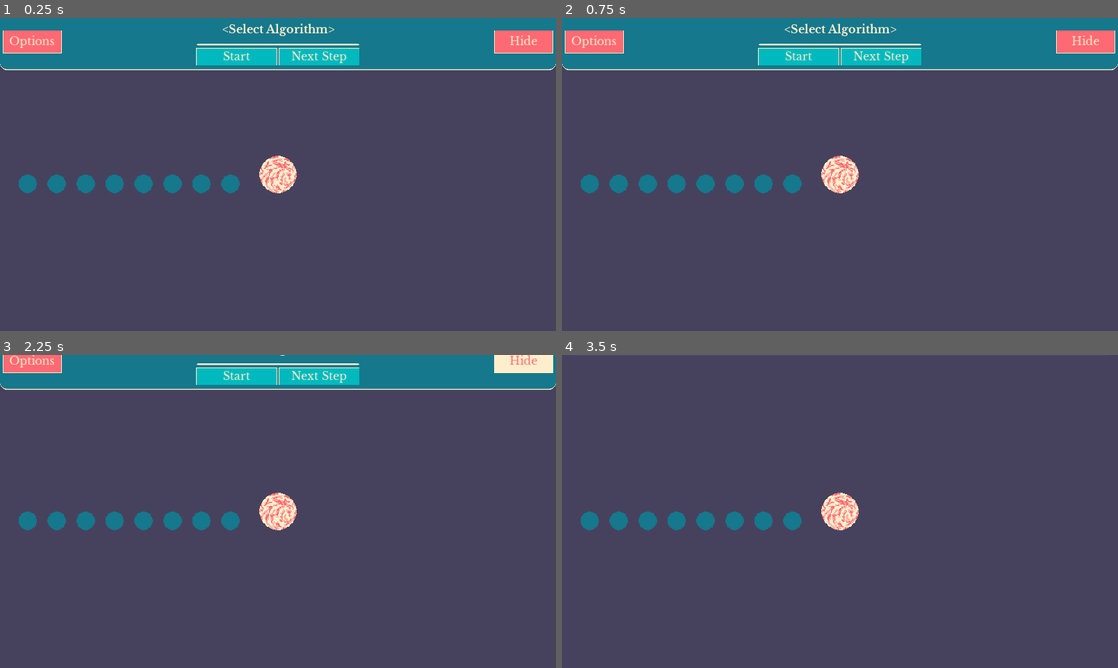
Above: before the commit, frames 1-4 (two rows, left to right).
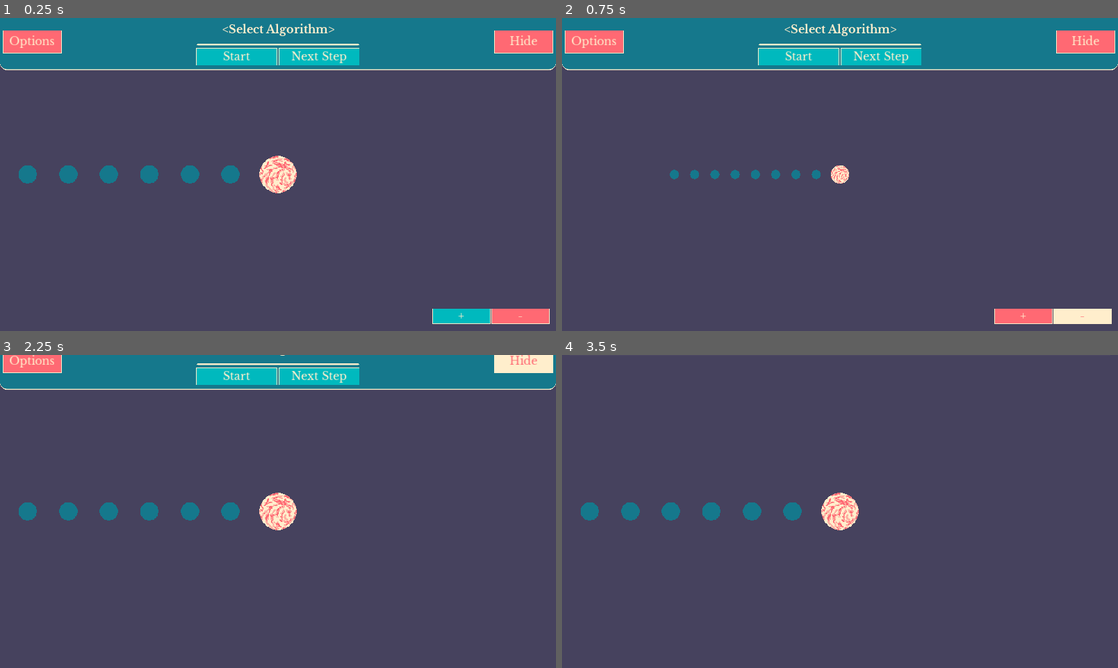
Above: after the commit, the same moments.

Repository: DissonantVoid/Godot-Sort-Visualizer
Game: Godot game, scene res://scenes/game/main.tscn
Two runs of this game, one before a commit and one after it. Both use one fixed random seed, a clock stepped at 60 frames per second and the inputs below.
Inputs (mouse positions are in pixels of both pictures, inside the frame that each line leads up to):
- Up to frame 1 (0.25 s): no input
- Up to frame 2 (0.75 s): click (1084, 315) at 0.5 s, where only the run after the commit has a clickable "-"
- Up to frame 3 (2.25 s): click (461, 652) at 1.25 s, where only the run after the commit has a clickable "+"; click "Hide" at 2 s
- Up to frame 4 (3.5 s): move the mouse to (962, 495) at 2.77 s; click (962, 495) at 2.92 s

The runs differ from the first frame. In frame 1, 2.7% of the frame differs, in the area x 3-99%, y 47-98%; in frame 2, 3.0%, in the area x 3-99%, y 44-98%; in frame 3, 1.7%; in frame 4, 1.7%.

Commit message:
added zoom to planets visualizer, and a new signal for visualizer updating all indexes
minor bug fixes as well

Diff:
--- a/scenes/game/main.gd
+++ b/scenes/game/main.gd
@@ -7,7 +7,7 @@
 
 onready var _algo_picker : MarginContainer = $AlgorithmPicker
 onready var _continous_timer : Timer = $ContinuousTimer
-var _visualizer : Control
+onready var _visualizer : Control = get_node(_visualizer_path)
 
 var _time_per_step_ms : float = 40 # when continuesly sorting
 var _current_sorter = null
@@ -23,7 +23,6 @@
 	# setup
 	_continous_timer.wait_time = _time_per_step_ms / 1000
 
-	_visualizer = get_node(_visualizer_path)
 	_visualizer.connect("updated_indexes", self, "_on_visualizer_updated_indexes")
 	_visualizer.connect("updated_all", self, "_on_visualizer_updated_all")
 
--- a/scenes/game/main.tscn
+++ b/scenes/game/main.tscn
@@ -28,12 +28,14 @@
 [node name="AlgorithmPicker" type="MarginContainer" parent="."]
 anchor_right = 1.0
 anchor_bottom = 1.0
+mouse_filter = 2
 theme = ExtResource( 1 )
 script = ExtResource( 3 )
 
 [node name="VBoxContainer" type="VBoxContainer" parent="AlgorithmPicker"]
 margin_right = 960.0
 margin_bottom = 540.0
+mouse_filter = 2
 custom_constants/separation = 0
 
 [node name="Content" type="PanelContainer" parent="AlgorithmPicker/VBoxContainer"]
--- a/scenes/objects/ui_components/orbiting_planet.gd
+++ b/scenes/objects/ui_components/orbiting_planet.gd
@@ -4,9 +4,9 @@
 
 onready var _particles : CPUParticles2D = $CPUParticles2D
 
+var _initial_size : Vector2
 var _pivot : Vector2
-var _initial_size : Vector2
-var _size_scale : float
+var _center : Vector2
 var _rot_speed : float
 
 const _move_to_speed : float = 92.0
@@ -18,11 +18,12 @@
 
 func _ready():
 	set_process(false)
-	_initial_size = rect_min_size
+	_initial_size = rect_size
+	_center = rect_size/2
 
 func _process(delta):
 	if _curr_state == State.rotating:
-		_rotate(fmod(_rot_speed * delta, 360.0))
+		_rotate(deg2rad(_rot_speed * delta))
 
 	elif _curr_state == State.moving_to:
 		var direction : Vector2 = (_move_target - rect_global_position).normalized()
@@ -36,23 +37,27 @@
 
 			emit_signal("moved")
 
-func setup(pivot : Vector2, size_scale : float,
+func setup(pivot : Vector2, start_position : Vector2):
+	_pivot = pivot
+	rect_global_position = start_position
+
+func reset(size_scale : float,
 			speed : float, start_angle : float):
 	# reset
 	if _curr_state == State.moving_to:
 		_curr_state = State.rotating
 		_particles.emitting = false
 
-	_size_scale = size_scale
-	rect_min_size = _initial_size * size_scale
+	# TODO: this is broken, initial_size doens't take into account the zoom level
+	rect_size = _initial_size * size_scale
+	_center = rect_size/2
 
-	_pivot = pivot
 	_rot_speed = speed
 
-	_particles.position = rect_min_size/2
+	_particles.position = _center
 
 	# manual rotation so we can easily switch planets
-	_rotate(start_angle)
+	_rotate(deg2rad(start_angle))
 
 	set_process(true)
 
@@ -61,24 +66,36 @@
 	_curr_state = State.moving_to
 	_particles.emitting = true
 
-func get_size():
-	return _size_scale
+func get_size() -> Vector2:
+	return rect_size
 
-func _rotate(angle_deg : float):
+func modify_star_distance(modifier : float):
+	var distance : Vector2 = rect_global_position + _center - _pivot
+	rect_size *= modifier
+	_center = rect_size/2
+	rect_global_position = _pivot + (distance * modifier) - _center
+	_particles.position = _center
+
+	if _curr_state == State.moving_to:
+		# recalculate _move_target
+		distance = _move_target - _pivot
+		_move_target = _pivot + (distance * modifier)
+
+func _rotate(angle_rad : float):
 	# credit: stackoverflow.com/questions/2259476/rotating-a-point-about-another-point-2d
-	var angle_sin = sin(deg2rad(angle_deg))
-	var angle_cos = cos(deg2rad(angle_deg))
+	var pivot_centered : Vector2 = _pivot - _center
 
-	# translate point back to origin:
-	rect_global_position.x -= _pivot.x;
-	rect_global_position.y -= _pivot.y;
+	var angle_sin : float = sin(angle_rad)
+	var angle_cos : float = cos(angle_rad)
+
+	# translate point back to pivot:
+	rect_global_position -= pivot_centered
 
 	# rotate point
-	var x_new = rect_global_position.x * angle_cos -\
+	var x_new : float = rect_global_position.x * angle_cos -\
 				rect_global_position.y * angle_sin;
-	var y_new = rect_global_position.x * angle_sin +\
+	var y_new : float = rect_global_position.x * angle_sin +\
 				rect_global_position.y * angle_cos;
 
 	# translate point back:
-	rect_global_position.x = x_new + _pivot.x;
-	rect_global_position.y = y_new + _pivot.y;
+	rect_global_position = Vector2(x_new + pivot_centered.x, y_new + pivot_centered.y);
--- a/scenes/objects/ui_components/orbiting_planet.tscn
+++ b/scenes/objects/ui_components/orbiting_planet.tscn
@@ -10,7 +10,6 @@
 [node name="OrbitingPlanet" type="TextureRect"]
 margin_right = 32.0
 margin_bottom = 32.0
-rect_min_size = Vector2( 32, 32 )
 texture = SubResource( 1 )
 expand = true
 script = ExtResource( 2 )
--- a/scenes/objects/visualizers/visualizer_planets.gd
+++ b/scenes/objects/visualizers/visualizer_planets.gd
@@ -1,7 +1,22 @@
 extends "res://scenes/objects/visualizers/visualizer.gd"
+
+# TODO: this is still brocken, mess arround long enough (not that long)
+#       and things will start to break, planets will not switch places
+#       order will be all wrong, I don't even know man
+#       some of these issues can be fixed by using a camera to zoom
+#       with a background that follows and scales with the camera,
+#       instead of all this smart-assing
+
+# TODO: this needs some more attention like planet speed changing
+#       based on zoom level, rotation speed based on distance from star
+#       diffrent planet art etc..
+#       of course that's future me's problem and I'm not future me
 
 onready var _planets_container : Control = $Planets
 onready var _star : TextureRect = $Star
+
+onready var _zoom_in_btn : Button = $Zoom/HBoxContainer/In
+onready var _zoom_out_btn : Button = $Zoom/HBoxContainer/Out
 
 const _orbiting_planet_scene : PackedScene = preload("res://scenes/objects/ui_components/orbiting_planet.tscn")
 
@@ -9,46 +24,47 @@
 var _star_center : Vector2
 const _planets_count : int = 8
 const _planets_offset : float = 98.0 # initial offset from the sun
-const _planets_distance : float = 50.0
+const _planets_distance : float = 70.0
 
-const _min_planet_scale : float = 0.1
-const _max_planet_scale : float = 2.0
+const _min_planet_scale : float = 0.4
+const _max_planet_scale : float = 2.1
 const _min_planet_speed : float = 4.0
 const _max_planet_speed : float = 36.0
 
 var _waiting_for_planets : int = 0
 var _is_updating_all : bool = false
 
+var _zoom_level : int = 4
+const _zoom_max : int = 4
+const _zoom_min : int = 1
+
+
 func _ready():
 	_rng.randomize()
 
-	# removing this line will cause _star_center to be 0,0 at start
+	# removing the yield will cause _star_center to be 0,0 at start
 	# but only if visualizer_planets is not the root node
 	# not sure why but I suspect it has something to do with layout
 	# not applying untill root control is ready?
 	yield(get_tree().root, "ready")
+	_star.rect_pivot_offset = _star.rect_size/2
 	_star_center = _star.rect_global_position + _star.rect_size/2
 
 	for i in _planets_count:
 		var planet := _orbiting_planet_scene.instance()
-		planet.rect_global_position = _star_center - Vector2(_planets_offset + (_planets_distance * i), 0)
 		planet.connect("moved", self, "_on_planet_moved")
 		_planets_container.add_child(planet)
-
-func _on_planet_moved():
-	_waiting_for_planets -= 1
-	if _waiting_for_planets == 0:
-		if _is_updating_all:
-			emit_signal("updated_all")
-		else:
-			emit_signal("updated_indexes")
+		planet.setup(_star_center,
+			_star_center - Vector2(
+				_planets_offset + (_planets_distance * i), planet.rect_size.y/2)
+			)
 
 # override
 func reset():
 	for i in _planets_count:
 		var planet := _planets_container.get_child(i)
-		planet.setup(
-			_star_center, _rng.randf_range(_min_planet_scale, _max_planet_scale),
+		planet.reset(
+			_rng.randf_range(_min_planet_scale, _max_planet_scale),
 			_rng.randf_range(_min_planet_speed, _max_planet_speed), _rng.randf_range(0, 360)
 		)
 
@@ -70,21 +86,53 @@
 	_planets_container.move_child(high_idx_child, low_idx_child.get_index())
 	_planets_container.move_child(low_idx_child, high_idx)
 
-	low_idx_child.move_to(high_idx_child.rect_global_position)
-	high_idx_child.move_to(low_idx_child.rect_global_position)
+	low_idx_child.move_to(high_idx_child.rect_global_position + high_idx_child.rect_size/2)
+	high_idx_child.move_to(low_idx_child.rect_global_position + low_idx_child.rect_size/2)
 	_waiting_for_planets = 2
 
 # override
 func update_all(new_indexes : Array):
 	# TODO: order is not right
 	_is_updating_all = true
-	for i in new_indexes:
+	for i in new_indexes.size():
 		if i != new_indexes[i]:
 			_waiting_for_planets += 1
-			_planets_container.get_child(i).move_to(
-				_planets_container.get_child(new_indexes[i]).rect_global_position
-			)
+			var target_child : Control = _planets_container.get_child(new_indexes[i])
+			_planets_container.get_child(i).move_to(target_child.rect_global_position + target_child.rect_size/2)
+
+# override
+func set_ui_visibility(is_visible : bool):
+	_zoom_in_btn.visible = is_visible
+	_zoom_out_btn.visible = is_visible
 
 # override
 func finish():
 	pass
+
+func _on_planet_moved():
+	_waiting_for_planets -= 1
+	if _waiting_for_planets == 0:
+		if _is_updating_all:
+			emit_signal("updated_all")
+		else:
+			emit_signal("updated_indexes")
+
+func _on_zoom_pressed(is_in : bool):
+	_zoom_level += 1 if is_in else -1
+	var modifier_value : float = 2.0 if is_in else 0.5
+
+	_star.rect_scale *= modifier_value
+	_star.rect_pivot_offset = _star.rect_size/2
+	for planet in _planets_container.get_children():
+		# shrink distance to star
+		planet.modify_star_distance(modifier_value)
+
+	if _zoom_out_btn.disabled:
+		_zoom_out_btn.disabled = false
+	elif _zoom_level == _zoom_min:
+		_zoom_out_btn.disabled = true
+
+	if _zoom_in_btn.disabled:
+		_zoom_in_btn.disabled = false
+	elif _zoom_level == _zoom_max:
+		_zoom_in_btn.disabled = true
--- a/scenes/objects/visualizers/visualizer_planets.tscn
+++ b/scenes/objects/visualizers/visualizer_planets.tscn
@@ -1,8 +1,9 @@
-[gd_scene load_steps=5 format=2]
+[gd_scene load_steps=6 format=2]
 
 [ext_resource path="res://scenes/objects/visualizers/visualizer.tscn" type="PackedScene" id=1]
 [ext_resource path="res://scenes/objects/visualizers/visualizer_planets.gd" type="Script" id=2]
 [ext_resource path="res://resources/textures/planets.png" type="Texture" id=3]
+[ext_resource path="res://resources/godot/algorithms_picker_theme.tres" type="Theme" id=4]
 
 [sub_resource type="AtlasTexture" id=1]
 atlas = ExtResource( 3 )
@@ -30,3 +31,41 @@
 margin_right = 32.0
 margin_bottom = 32.0
 texture = SubResource( 1 )
+expand = true
+
+[node name="Zoom" type="MarginContainer" parent="." index="3"]
+anchor_right = 1.0
+anchor_bottom = 1.0
+custom_constants/margin_right = 12
+custom_constants/margin_bottom = 12
+
+[node name="HBoxContainer" type="HBoxContainer" parent="Zoom" index="0"]
+margin_left = 748.0
+margin_top = 500.0
+margin_right = 948.0
+margin_bottom = 528.0
+rect_min_size = Vector2( 200, 0 )
+size_flags_horizontal = 8
+size_flags_vertical = 8
+theme = ExtResource( 4 )
+
+[node name="In" type="Button" parent="Zoom/HBoxContainer" index="0"]
+margin_right = 98.0
+margin_bottom = 28.0
+focus_mode = 0
+mouse_default_cursor_shape = 2
+size_flags_horizontal = 3
+disabled = true
+text = "+"
+
+[node name="Out" type="Button" parent="Zoom/HBoxContainer" index="1"]
+margin_left = 102.0
+margin_right = 200.0
+margin_bottom = 28.0
+focus_mode = 0
+mouse_default_cursor_shape = 2
+size_flags_horizontal = 3
+text = "-"
+
+[connection signal="pressed" from="Zoom/HBoxContainer/In" to="." method="_on_zoom_pressed" binds= [ true ]]
+[connection signal="pressed" from="Zoom/HBoxContainer/Out" to="." method="_on_zoom_pressed" binds= [ false ]]
Not shown, changed: plan/plan.txt
